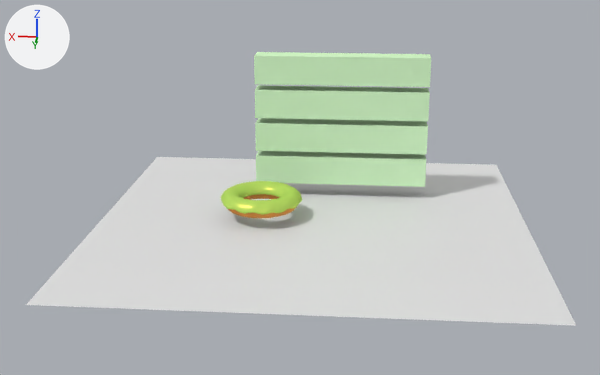
Renders of the Blender file donates.blend from each side of a commit.
The view is the same before and after, from a 50 mm camera at (-1.88, 29.5, 10.99) aimed at (0.51, 0.4, 1.44). Every picture has the same lights, and +X, +Y and +Z are marked at upper left.
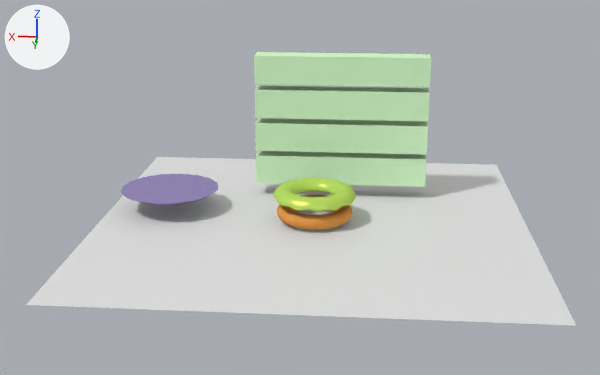
Boxes [x1, y1, x2, y2] around the edits, measured in the pictures (600 x 375 px):
```json
{"object": "Torus.000", "change": "moved", "before": [221, 181, 302, 215], "after": [274, 178, 356, 212]}
{"object": "Cylinder.001", "change": "added", "after": [121, 174, 218, 206]}
{"object": "Torus.001", "change": "moved", "before": [228, 194, 295, 218], "after": [277, 195, 352, 230]}
```

The change, as JSON lines over the scene's bpy script:
```json
{"op": "add", "block": "mat_material_003", "code": ["mat_material_003 = bpy.data.materials.new('Material.003')", "# nodes: BsdfAnisotropic, BsdfDiffuse, MixShader, OutputMaterial", "# colours: purple #8b5ce7"]}
{"op": "add", "block": "me_cylinder_001", "code": ["me_cylinder_001 = bpy.data.meshes.new('Cylinder.001')", "me_cylinder_001.from_pydata(...)  # 119 vertices, 98 faces; spans x -1.86..1.94, y -1.87..1.93, z -1.0..-0.7", "me_cylinder_001.materials.append(mat_material_003)"]}
{"op": "set", "path": "ob_torus_000.location", "old": "(2.04, -0.22, 0.2)", "new": "(0.0, 0.0, 0.45)"}
{"op": "set", "path": "ob_torus_001.location", "old": "(2.02, -0.19, 0.65)", "new": "(0.0, 0.0, 0.35)"}
{"op": "add", "block": "ob_cylinder_001", "code": ["ob_cylinder_001 = bpy.data.objects.new('Cylinder.001', me_cylinder_001)", "ob_cylinder_001.location = (5.67, -0.92, 1.57)"]}
```
